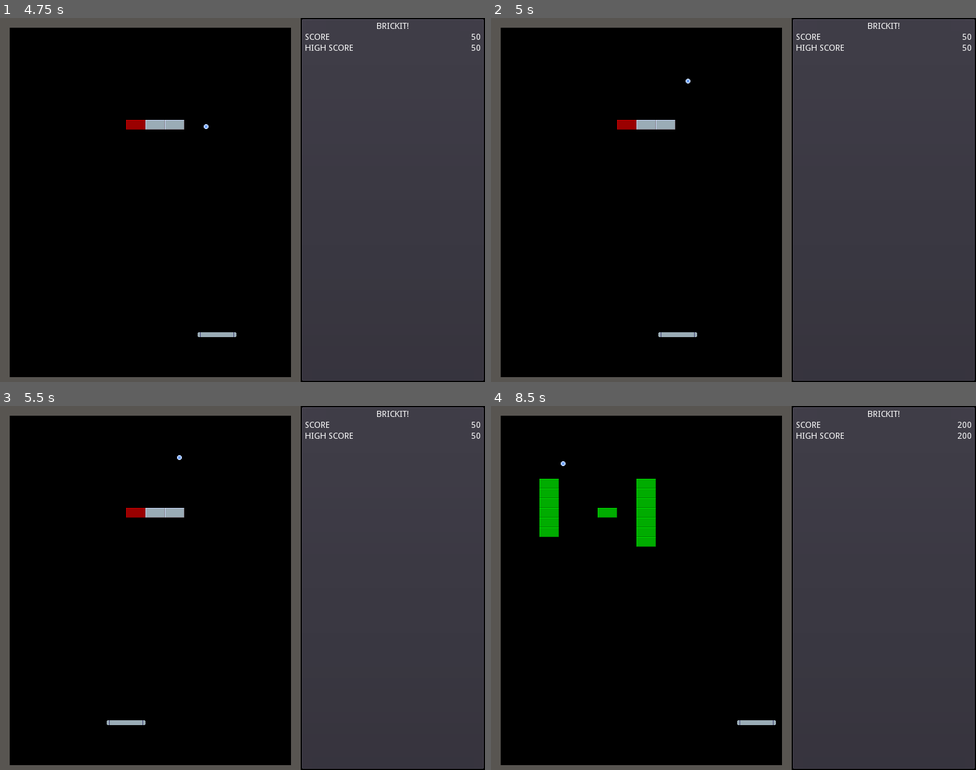
Above: before the commit, frames 1-4 (two rows, left to right).
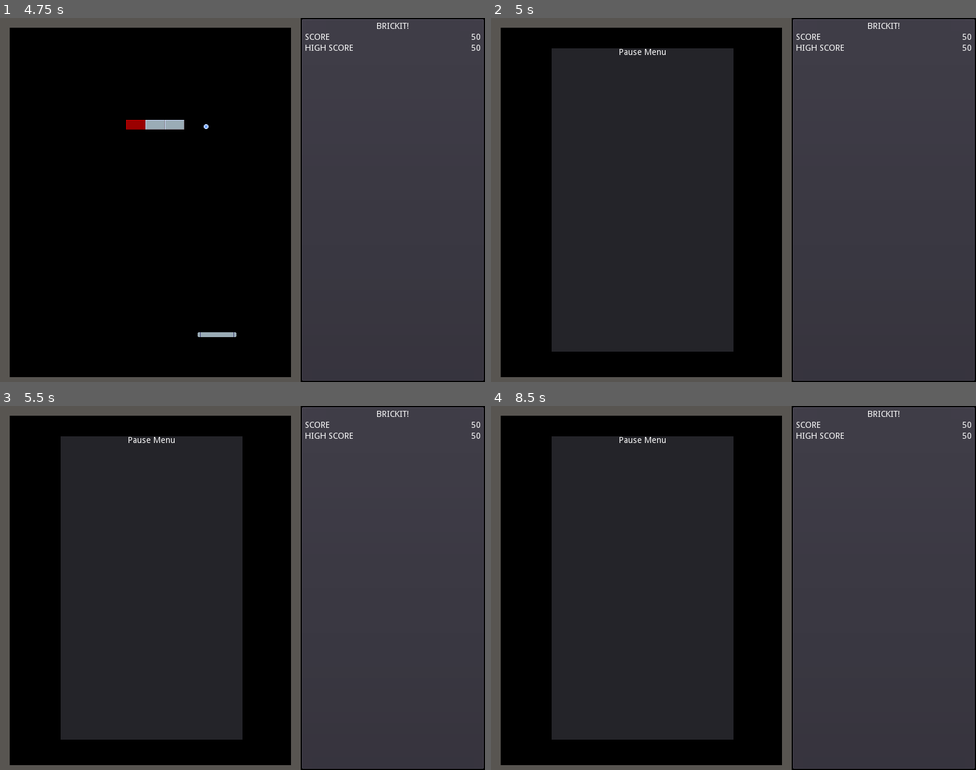
Above: after the commit, the same moments.

Repository: YeOldeDM/brickit
Game: Godot game, scene res://Title/Title.tscn
Same seed, same stepped clock (60 frames per second), same inputs: the game is played once before the commit and once after it.
Inputs:
- Up to frame 1 (4.75 s): click "Press To Start" at 0.5 s; tap Enter at 1.25 s; hold Right (ui_right) 1.28-2.03 s; tap Space (space_bar) at 1.35, 2.1, 2.85, 3.6, 4.25, 4.35 s; hold Left (ui_left) 2.03-2.78 s; hold Right (ui_right) 2.78-4.28 s; hold Left (ui_left) from 4.28 s (still down)
- Up to frame 2 (5 s): keep holding Left (ui_left); tap P (pause, bound only after the commit) at 4.9 s
- Up to frame 3 (5.5 s): keep holding Left (ui_left); tap Space (space_bar) at 5.1 s
- Up to frame 4 (8.5 s): tap Space (space_bar) every 0.75 s from 5.85 to 8.1 s; release Left (ui_left) at 6.53 s; hold Right (ui_right) from 6.53 s (still down)

Frame 1 is identical in both runs. In frame 2, 31% of the frame differs, in the area x 12-50%, y 8-92%; in frame 3, 31%; in frame 4, 32%, in the area x 10-98%, y 4-92%.

Commit message:
added pause menu

Diff:
--- a/PROJECT/Game/Game.tscn
+++ b/PROJECT/Game/Game.tscn
@@ -7,8 +7,9 @@
 [ext_resource path="res://Tilesets/Walls.tres" type="TileSet" id=5]
 [ext_resource path="res://Ball/Ball.tscn" type="PackedScene" id=6]
 [ext_resource path="res://Paddle/Paddle.tscn" type="PackedScene" id=7]
-
-[node name="Game" type="Control"]
+[ext_resource path="res://Game/Pause Menu.gd" type="Script" id=8]
+
+[node name="Game" type="Control" index="0"]
 
 anchor_left = 0.0
 anchor_top = 0.0
@@ -264,6 +265,64 @@
 
 position = Vector2( 244, 522 )
 
+[node name="Pause Menu" type="Control" parent="Field" index="4"]
+
+pause_mode = 2
+editor/display_folded = true
+visible = false
+anchor_left = 0.0
+anchor_top = 0.0
+anchor_right = 1.0
+anchor_bottom = 1.0
+rect_pivot_offset = Vector2( 0, 0 )
+rect_clip_content = false
+mouse_filter = 0
+mouse_default_cursor_shape = 0
+size_flags_horizontal = 1
+size_flags_vertical = 1
+script = ExtResource( 8 )
+_sections_unfolded = [ "Pause" ]
+
+[node name="Panel" type="Panel" parent="Field/Pause Menu" index="0"]
+
+editor/display_folded = true
+anchor_left = 0.0
+anchor_top = 0.0
+anchor_right = 0.0
+anchor_bottom = 0.0
+margin_left = 100.0
+margin_top = 50.0
+margin_right = 400.0
+margin_bottom = 550.0
+rect_pivot_offset = Vector2( 0, 0 )
+rect_clip_content = false
+mouse_filter = 0
+mouse_default_cursor_shape = 0
+size_flags_horizontal = 1
+size_flags_vertical = 1
+
+[node name="Label" type="Label" parent="Field/Pause Menu/Panel" index="0"]
+
+anchor_left = 0.5
+anchor_top = 0.0
+anchor_right = 0.5
+anchor_bottom = 0.0
+margin_left = -39.0
+margin_right = 39.0
+margin_bottom = 20.0
+rect_pivot_offset = Vector2( 0, 0 )
+rect_clip_content = false
+mouse_filter = 2
+mouse_default_cursor_shape = 0
+size_flags_horizontal = 1
+size_flags_vertical = 4
+text = "Pause Menu"
+align = 1
+percent_visible = 1.0
+lines_skipped = 0
+max_lines_visible = -1
+_sections_unfolded = [ "Rect" ]
+
 [connection signal="brick_broke" from="Field/Ball" to="." method="_on_Ball_brick_broke"]
 
 [connection signal="get_paddle_pos" from="Field/Ball" to="Field/Paddle" method="_on_Ball_get_paddle_pos"]
--- /dev/null
+++ b/PROJECT/Game/Pause Menu.gd
@@ -0,0 +1,6 @@
+extends Control
+
+func _input(event):
+	if event.is_action_pressed("pause"):
+		get_tree().paused = !get_tree().paused
+		visible = true if get_tree().paused else false
--- a/PROJECT/Title/Title.tscn
+++ b/PROJECT/Title/Title.tscn
@@ -3,7 +3,7 @@
 [ext_resource path="res://Title/Title.gd" type="Script" id=1]
 [ext_resource path="res://Assets/Gfx/title_screen.png" type="Texture" id=2]
 
-[node name="Title" type="Control" index="0"]
+[node name="Title" type="Control"]
 
 anchor_left = 0.0
 anchor_top = 0.0
--- a/PROJECT/project.godot
+++ b/PROJECT/project.godot
@@ -49,6 +49,8 @@
 
 space_bar=[ Object(InputEventKey,"resource_local_to_scene":false,"resource_name":"","device":0,"alt":false,"shift":false,"control":false,"meta":false,"command":false,"pressed":false,"scancode":32,"unicode":0,"echo":false,"script":null)
  ]
+pause=[ Object(InputEventKey,"resource_local_to_scene":false,"resource_name":"","device":0,"alt":false,"shift":false,"control":false,"meta":false,"command":false,"pressed":false,"scancode":80,"unicode":0,"echo":false,"script":null)
+ ]
 
 [rendering]
 
Not shown: 1 places in PROJECT/Game/Game.tscn that only renumber resources
